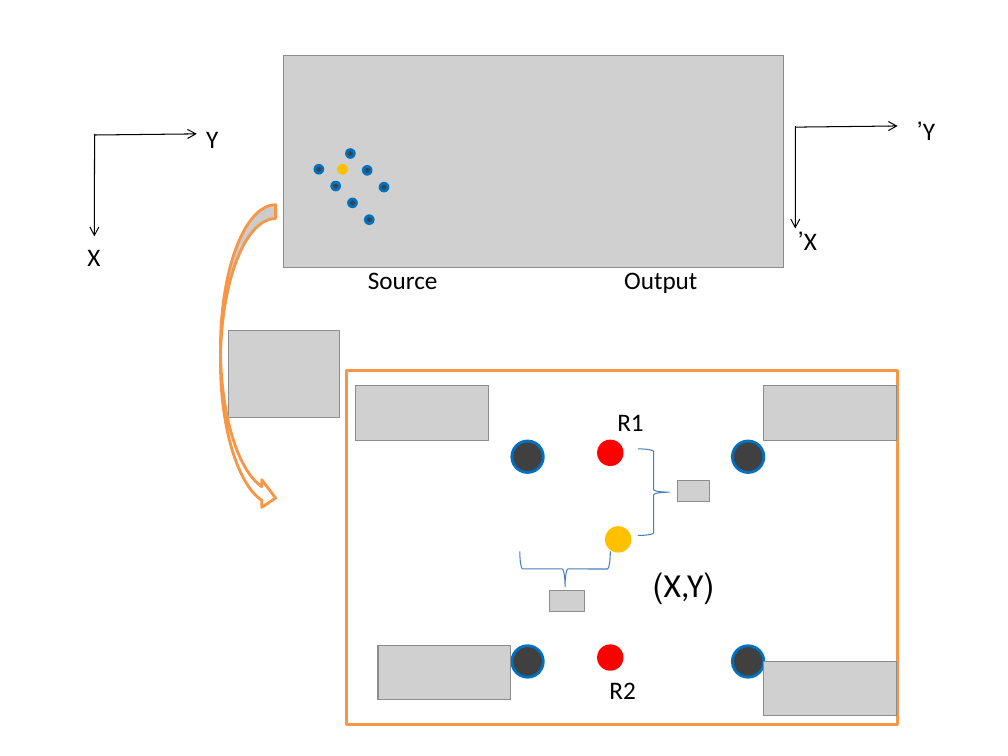
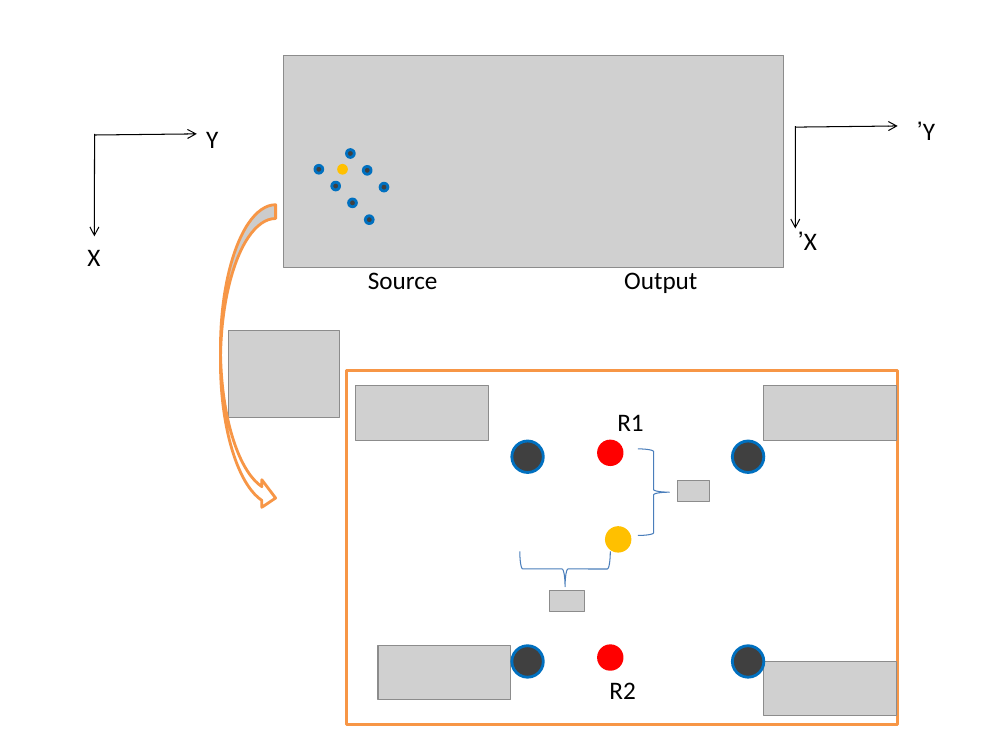
Before and after one commit to shizzz88/image-rotation-technion-ee, a slide deck: slide 5 of Presentation/top_diagrams.pptx. Drawn at 1008x756 pixels with LibreOffice and Linux fonts; fonts in the diff are those of the drawing; grey boxes stand for pictures. Boxes give left, top, right and bottom in pixels: in the first picture for what was removed or moved away, otherwise in the second. Text is boxed around its words. In the diff, an @@ line names an element or a change of style, - is before the commit and + after.

```diff
--- a/Presentation/top_diagrams.pptx
+++ b/Presentation/top_diagrams.pptx
@@ text removed at (664,575,704,601) @@
-(X,Y)
```
Also in this commit, not shown: 1 slide added, 3 other files.
